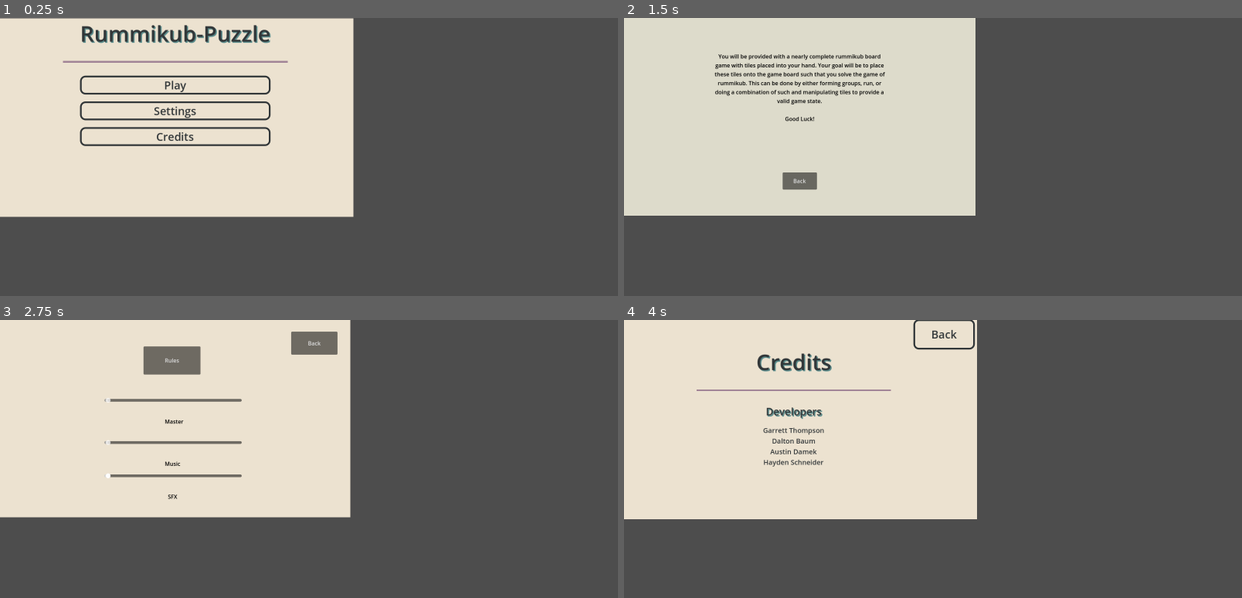
Above: before the commit, frames 1-4 (two rows, left to right).
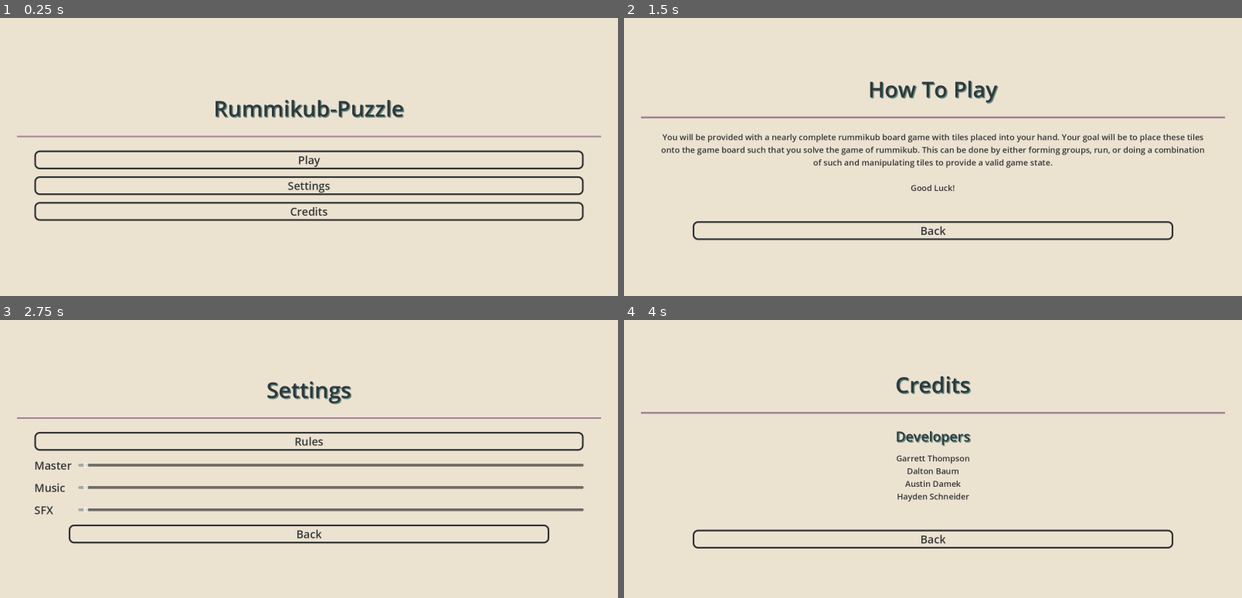
Above: after the commit, the same moments.

Repository: DaltonBaum/RummyCubed
Game: Godot game, scene res://scenes/main_menu.tscn
Same seed, same stepped clock (60 frames per second), same inputs: the game is played once before the commit and once after it.
Inputs:
- Up to frame 1 (0.25 s): no input
- Up to frame 2 (1.5 s): click "Settings" at 0.5 s; click "Rules" at 1.25 s
- Up to frame 3 (2.75 s): click "Back" at 2 s
- Up to frame 4 (4 s): click "Back" at 2.75 s; click "Credits" at 3.5 s

The runs differ from the first frame. In frame 1, 66% of the frame differs, in the area x 0-100%, y 0-100%; in frame 2, 63%; in frame 3, 65%; in frame 4, 62%.

Commit message:
Standardized styling on every screen

Diff:
--- a/scenes/Credits.tscn
+++ b/scenes/Credits.tscn
@@ -1,78 +1,69 @@
-[gd_scene load_steps=3 format=3 uid="uid://dh3rj1bjap0oi"]
+[gd_scene load_steps=4 format=3 uid="uid://dh3rj1bjap0oi"]
 
-[ext_resource type="Theme" uid="uid://cqyvw8e6h0gt3" path="res://ui_theme.tres" id="1_wemh5"]
-[ext_resource type="Script" path="res://scenes/credits.gd" id="2_pgl3p"]
+[ext_resource type="Theme" uid="uid://cqyvw8e6h0gt3" path="res://ui_theme.tres" id="1_fimh8"]
+[ext_resource type="Script" path="res://scenes/credits.gd" id="2_s6kuk"]
 
-[node name="Credits" type="Control"]
-layout_mode = 3
+[sub_resource type="StyleBoxEmpty" id="StyleBoxEmpty_lbmt5"]
+
+[node name="Credits" type="ColorRect"]
 anchors_preset = 15
 anchor_right = 1.0
 anchor_bottom = 1.0
-offset_left = -1.0
-offset_right = -1.0
 grow_horizontal = 2
 grow_vertical = 2
-theme = ExtResource("1_wemh5")
-script = ExtResource("2_pgl3p")
+theme = ExtResource("1_fimh8")
+color = Color(0.92549, 0.886275, 0.815686, 1)
+script = ExtResource("2_s6kuk")
 
-[node name="Sprite2D" type="Sprite2D" parent="."]
-visible = false
-position = Vector2(578, 324.5)
-scale = Vector2(1.37981, 1.775)
+[node name="MarginContainer" type="MarginContainer" parent="."]
+layout_mode = 1
+anchors_preset = 15
+anchor_right = 1.0
+anchor_bottom = 1.0
+grow_horizontal = 2
+grow_vertical = 2
 
-[node name="Control" type="Control" parent="."]
-anchors_preset = 0
-offset_right = 40.0
-offset_bottom = 40.0
+[node name="VBoxContainer" type="VBoxContainer" parent="MarginContainer"]
+layout_mode = 2
+alignment = 1
 
-[node name="ColorRect" type="ColorRect" parent="."]
-z_index = -1
-layout_mode = 0
-offset_left = 1.0
-offset_top = -6.0
-offset_right = 1029.0
-offset_bottom = 580.0
-color = Color(0.92549, 0.886275, 0.815686, 1)
-
-[node name="VBoxContainer" type="VBoxContainer" parent="."]
-layout_mode = 0
-offset_left = 263.0
-offset_top = 77.0
-offset_right = 728.0
-offset_bottom = 579.0
-
-[node name="Label" type="Label" parent="VBoxContainer"]
+[node name="Label" type="Label" parent="MarginContainer/VBoxContainer"]
 layout_mode = 2
 text = "Credits"
 horizontal_alignment = 1
 
-[node name="HSeparator" type="HSeparator" parent="VBoxContainer"]
+[node name="HSeparator" type="HSeparator" parent="MarginContainer/VBoxContainer"]
 layout_mode = 2
 
-[node name="Developer_Label" type="Label" parent="VBoxContainer"]
+[node name="DeveloperLabel" type="Label" parent="MarginContainer/VBoxContainer"]
 custom_minimum_size = Vector2(100, 0)
 layout_mode = 2
-theme_override_font_sizes/font_size = 30
+theme_override_font_sizes/font_size = 40
 text = "Developers"
 horizontal_alignment = 1
 
-[node name="Names" type="Label" parent="VBoxContainer"]
+[node name="Names" type="Label" parent="MarginContainer/VBoxContainer"]
 custom_minimum_size = Vector2(100, 0)
 layout_mode = 2
-theme_override_colors/font_shadow_color = Color(0, 0.937255, 1, 0)
-theme_override_font_sizes/font_size = 20
+theme_override_colors/font_shadow_color = Color(0, 0, 0, 0)
+theme_override_font_sizes/font_size = 24
 text = "Garrett Thompson
 Dalton Baum
 Austin Damek
 Hayden Schneider"
 horizontal_alignment = 1
 
-[node name="BackButton" type="Button" parent="."]
-layout_mode = 0
-offset_left = 844.0
-offset_top = -2.0
-offset_right = 1023.0
-offset_bottom = 86.0
+[node name="HSeparator2" type="HSeparator" parent="MarginContainer/VBoxContainer"]
+layout_mode = 2
+theme_override_styles/separator = SubResource("StyleBoxEmpty_lbmt5")
+
+[node name="MarginContainer" type="MarginContainer" parent="MarginContainer/VBoxContainer"]
+layout_mode = 2
+theme_override_constants/margin_top = 0
+theme_override_constants/margin_bottom = 0
+
+[node name="BackButton" type="Button" parent="MarginContainer/VBoxContainer/MarginContainer"]
+layout_mode = 2
 text = "Back"
 
-[connection signal="pressed" from="BackButton" to="." method="_on_back_button_pressed"]
+[connection signal="pressed" from="MarginContainer/VBoxContainer/MarginContainer/BackButton" to="." method="_on_back_button_pressed"]
--- a/scenes/VictoryScreen.tscn
+++ /dev/null
@@ -1,65 +0,0 @@
-[gd_scene load_steps=2 format=3 uid="uid://crr5a1p5q2d88"]
-
-[ext_resource type="Script" path="res://scenes/victory_screen.gd" id="1_au4wu"]
-
-[node name="Victory Screen" type="Control"]
-layout_mode = 3
-anchors_preset = 15
-anchor_right = 1.0
-anchor_bottom = 1.0
-grow_horizontal = 2
-grow_vertical = 2
-script = ExtResource("1_au4wu")
-
-[node name="well_done_label" type="Label" parent="."]
-layout_mode = 1
-anchors_preset = 5
-anchor_left = 0.5
-anchor_right = 0.5
-offset_left = -159.0
-offset_top = 12.0
-offset_right = 160.0
-offset_bottom = 122.0
-grow_horizontal = 2
-theme_override_font_sizes/font_size = 60
-text = "Well done! "
-
-[node name="completion_label" type="Label" parent="."]
-layout_mode = 1
-anchors_preset = 5
-anchor_left = 0.5
-anchor_right = 0.5
-offset_left = -463.0
-offset_top = 141.0
-offset_right = 454.0
-offset_bottom = 251.0
-grow_horizontal = 2
-theme_override_font_sizes/font_size = 60
-text = "You have completed the puzzle!"
-
-[node name="Continue" type="Button" parent="."]
-layout_mode = 1
-anchors_preset = 3
-anchor_left = 1.0
-anchor_top = 1.0
-anchor_right = 1.0
-anchor_bottom = 1.0
-offset_left = -921.0
-offset_top = -194.0
-offset_right = -721.0
-offset_bottom = -109.0
-grow_horizontal = 0
-grow_vertical = 0
-text = "Continue
-"
-
-[node name="Exit" type="Button" parent="."]
-layout_mode = 0
-offset_left = 674.0
-offset_top = 381.0
-offset_right = 874.0
-offset_bottom = 466.0
-text = "Exit"
-
-[connection signal="pressed" from="Continue" to="." method="_on_continue_pressed"]
-[connection signal="pressed" from="Exit" to="." method="_on_exit_pressed"]
--- a/scenes/credits.gd
+++ b/scenes/credits.gd
@@ -1,4 +1,4 @@
-extends Control
+extends ColorRect
 
 
 # Called when the node enters the scene tree for the first time.
--- a/scenes/difficulty_menu.tscn
+++ b/scenes/difficulty_menu.tscn
@@ -36,25 +36,21 @@
 
 [node name="EasyButton" type="Button" parent="MarginContainer/VBoxContainer"]
 layout_mode = 2
-size_flags_vertical = 3
 text = "Easy"
 clip_text = true
 
 [node name="MediumButton" type="Button" parent="MarginContainer/VBoxContainer"]
 layout_mode = 2
-size_flags_vertical = 3
 text = "Medium"
 clip_text = true
 
 [node name="HardButton" type="Button" parent="MarginContainer/VBoxContainer"]
 layout_mode = 2
-size_flags_vertical = 3
 text = "Hard"
 clip_text = true
 
 [node name="MarginContainer" type="MarginContainer" parent="MarginContainer/VBoxContainer"]
 layout_mode = 2
-size_flags_vertical = 3
 theme_override_constants/margin_top = 0
 theme_override_constants/margin_bottom = 0
 
--- a/scenes/how_to_play.gd
+++ b/scenes/how_to_play.gd
@@ -1,4 +1,4 @@
-extends Control
+extends ColorRect
 
 
 # Called when the node enters the scene tree for the first time.
--- a/scenes/how_to_play.tscn
+++ b/scenes/how_to_play.tscn
@@ -1,39 +1,61 @@
-[gd_scene load_steps=2 format=3 uid="uid://x6to6ffx8ukv"]
+[gd_scene load_steps=4 format=3 uid="uid://x6to6ffx8ukv"]
 
+[ext_resource type="Theme" uid="uid://cqyvw8e6h0gt3" path="res://ui_theme.tres" id="1_jd5hw"]
 [ext_resource type="Script" path="res://scenes/how_to_play.gd" id="1_mlj0j"]
 
-[node name="How-To-Play" type="Control"]
-layout_mode = 3
-anchors_preset = 0
-offset_right = 40.0
-offset_bottom = 40.0
+[sub_resource type="StyleBoxEmpty" id="StyleBoxEmpty_jrq13"]
+
+[node name="HowToPlay" type="ColorRect"]
+anchors_preset = 15
+anchor_right = 1.0
+anchor_bottom = 1.0
+grow_horizontal = 2
+grow_vertical = 2
+theme = ExtResource("1_jd5hw")
+color = Color(0.92549, 0.886275, 0.815686, 1)
 script = ExtResource("1_mlj0j")
 
-[node name="Background" type="ColorRect" parent="."]
-layout_mode = 0
-offset_right = 1024.0
-offset_bottom = 576.0
-color = Color(0.866667, 0.858824, 0.796078, 1)
+[node name="MarginContainer" type="MarginContainer" parent="."]
+layout_mode = 1
+anchors_preset = 15
+anchor_right = 1.0
+anchor_bottom = 1.0
+grow_horizontal = 2
+grow_vertical = 2
 
-[node name="Back-Button" type="Button" parent="."]
-layout_mode = 0
-offset_left = 462.0
-offset_top = 450.0
-offset_right = 562.0
-offset_bottom = 500.0
-text = "Back"
+[node name="VBoxContainer" type="VBoxContainer" parent="MarginContainer"]
+layout_mode = 2
+alignment = 1
 
-[node name="Label" type="Label" parent="."]
-layout_mode = 0
-offset_left = 262.0
-offset_top = 100.0
-offset_right = 762.0
-offset_bottom = 400.0
-theme_override_colors/font_color = Color(0, 0, 0, 1)
+[node name="Label" type="Label" parent="MarginContainer/VBoxContainer"]
+layout_mode = 2
+text = "How To Play"
+horizontal_alignment = 1
+
+[node name="HSeparator" type="HSeparator" parent="MarginContainer/VBoxContainer"]
+layout_mode = 2
+
+[node name="Label2" type="Label" parent="MarginContainer/VBoxContainer"]
+layout_mode = 2
+theme_override_colors/font_shadow_color = Color(0, 0, 0, 0)
+theme_override_font_sizes/font_size = 24
 text = "You will be provided with a nearly complete rummikub board game with tiles placed into your hand. Your goal wil …(220 unchanged characters)…
 
 Good Luck!"
 horizontal_alignment = 1
 autowrap_mode = 3
 
-[connection signal="pressed" from="Back-Button" to="." method="_on_back_button_pressed"]
+[node name="HSeparator2" type="HSeparator" parent="MarginContainer/VBoxContainer"]
+layout_mode = 2
+theme_override_styles/separator = SubResource("StyleBoxEmpty_jrq13")
+
+[node name="MarginContainer" type="MarginContainer" parent="MarginContainer/VBoxContainer"]
+layout_mode = 2
+theme_override_constants/margin_top = 0
+theme_override_constants/margin_bottom = 0
+
+[node name="Back-Button" type="Button" parent="MarginContainer/VBoxContainer/MarginContainer"]
+layout_mode = 2
+text = "Back"
+
+[connection signal="pressed" from="MarginContainer/VBoxContainer/MarginContainer/Back-Button" to="." method="_on_back_button_pressed"]
--- a/scenes/main_menu.gd
+++ b/scenes/main_menu.gd
@@ -1,4 +1,4 @@
-extends Control
+extends ColorRect
 
 
 # Called when the node enters the scene tree for the first time.
@@ -20,4 +20,4 @@
 
 
 func _on_credits_button_pressed() -> void:
-	get_tree().change_scene_to_file("res://scenes/Credits.tscn")
+	get_tree().change_scene_to_file("res://scenes/credits.tscn")
--- a/scenes/main_menu.tscn
+++ b/scenes/main_menu.tscn
@@ -3,52 +3,48 @@
 [ext_resource type="Script" path="res://scenes/main_menu.gd" id="1_4ojtk"]
 [ext_resource type="Theme" uid="uid://cqyvw8e6h0gt3" path="res://ui_theme.tres" id="1_s42cl"]
 
-[node name="MainMenu" type="Control"]
-layout_mode = 3
+[node name="MainMenu" type="ColorRect"]
 anchors_preset = 15
 anchor_right = 1.0
 anchor_bottom = 1.0
-offset_top = 11.0
-offset_bottom = 11.0
 grow_horizontal = 2
 grow_vertical = 2
 theme = ExtResource("1_s42cl")
+color = Color(0.92549, 0.886275, 0.815686, 1)
 script = ExtResource("1_4ojtk")
 
-[node name="ColorRect" type="ColorRect" parent="."]
-layout_mode = 0
-offset_left = -1.0
-offset_top = -10.0
-offset_right = 1029.0
-offset_bottom = 568.0
-color = Color(0.92549, 0.886275, 0.815686, 1)
+[node name="MarginContainer" type="MarginContainer" parent="."]
+layout_mode = 1
+anchors_preset = 15
+anchor_right = 1.0
+anchor_bottom = 1.0
+grow_horizontal = 2
+grow_vertical = 2
 
-[node name="VBoxContainer" type="VBoxContainer" parent="."]
-layout_mode = 0
-offset_left = 233.0
-offset_top = -11.0
-offset_right = 788.0
-offset_bottom = 568.0
+[node name="VBoxContainer" type="VBoxContainer" parent="MarginContainer"]
+layout_mode = 2
+alignment = 1
 
-[node name="Label" type="Label" parent="VBoxContainer"]
+[node name="Label" type="Label" parent="MarginContainer/VBoxContainer"]
 layout_mode = 2
 text = "Rummikub-Puzzle"
+horizontal_alignment = 1
 
-[node name="HSeparator" type="HSeparator" parent="VBoxContainer"]
+[node name="HSeparator" type="HSeparator" parent="MarginContainer/VBoxContainer"]
 layout_mode = 2
 
-[node name="PlayButton" type="Button" parent="VBoxContainer"]
+[node name="PlayButton" type="Button" parent="MarginContainer/VBoxContainer"]
 layout_mode = 2
 text = "Play"
 
-[node name="SettingsButton" type="Button" parent="VBoxContainer"]
+[node name="SettingsButton" type="Button" parent="MarginContainer/VBoxContainer"]
 layout_mode = 2
 text = "Settings"
 
-[node name="CreditsButton" type="Button" parent="VBoxContainer"]
+[node name="CreditsButton" type="Button" parent="MarginContainer/VBoxContainer"]
 layout_mode = 2
 text = "Credits"
 
-[connection signal="pressed" from="VBoxContainer/PlayButton" to="." method="_on_play_button_pressed"]
-[connection signal="pressed" from="VBoxContainer/SettingsButton" to="." method="_on_settings_button_pressed"]
-[connection signal="pressed" from="VBoxContainer/CreditsButton" to="." method="_on_credits_button_pressed"]
+[connection signal="pressed" from="MarginContainer/VBoxContainer/PlayButton" to="." method="_on_play_button_pressed"]
+[connection signal="pressed" from="MarginContainer/VBoxContainer/SettingsButton" to="." method="_on_settings_button_pressed"]
+[connection signal="pressed" from="MarginContainer/VBoxContainer/CreditsButton" to="." method="_on_credits_button_pressed"]
--- a/scenes/pause_menu.tscn
+++ b/scenes/pause_menu.tscn
@@ -36,23 +36,25 @@
 
 [node name="ResumeButton" type="Button" parent="MarginContainer/VBoxContainer"]
 layout_mode = 2
-size_flags_vertical = 3
 text = "Resume"
 clip_text = true
 
 [node name="SettingsButton" type="Button" parent="MarginContainer/VBoxContainer"]
 layout_mode = 2
-size_flags_vertical = 3
 text = "Settings"
 clip_text = true
 
 [node name="RestartButton" type="Button" parent="MarginContainer/VBoxContainer"]
 layout_mode = 2
-size_flags_vertical = 3
 text = "Restart"
 clip_text = true
 
-[node name="ExitButton" type="Button" parent="MarginContainer/VBoxContainer"]
+[node name="MarginContainer" type="MarginContainer" parent="MarginContainer/VBoxContainer"]
+layout_mode = 2
+theme_override_constants/margin_top = 0
+theme_override_constants/margin_bottom = 0
+
+[node name="ExitButton" type="Button" parent="MarginContainer/VBoxContainer/MarginContainer"]
 layout_mode = 2
 size_flags_vertical = 3
 text = "Exit"
@@ -60,4 +62,3 @@
 
 [connection signal="pressed" from="MarginContainer/VBoxContainer/SettingsButton" to="." method="_on_settings_button_pressed"]
 [connection signal="pressed" from="MarginContainer/VBoxContainer/RestartButton" to="." method="_on_restart_button_pressed"]
-[connection signal="pressed" from="MarginContainer/VBoxContainer/ExitButton" to="." method="_on_exit_button_pressed"]
--- a/scenes/settings.gd
+++ b/scenes/settings.gd
@@ -1,4 +1,4 @@
-extends Control
+extends ColorRect
 
 
 # Called when the node enters the scene tree for the first time.
--- a/scenes/settings.tscn
+++ b/scenes/settings.tscn
@@ -1,6 +1,7 @@
-[gd_scene load_steps=4 format=3 uid="uid://cfbcmp5fte3lt"]
+[gd_scene load_steps=5 format=3 uid="uid://cfbcmp5fte3lt"]
 
 [ext_resource type="Script" path="res://scenes/settings.gd" id="1_60sx1"]
+[ext_resource type="Theme" uid="uid://cqyvw8e6h0gt3" path="res://ui_theme.tres" id="1_u4vti"]
 [ext_resource type="Script" path="res://scenes/volume_slider.gd" id="2_1y31e"]
 
 [sub_resource type="GDScript" id="GDScript_crjvj"]
@@ -22,93 +23,94 @@
 	AudioServer.set_bus_volume_db(bus_index, linear_to_db(value))
 "
 
-[node name="Settings" type="Control"]
-layout_mode = 3
-anchors_preset = 0
+[node name="Settings" type="ColorRect"]
+anchors_preset = 15
+anchor_right = 1.0
+anchor_bottom = 1.0
+grow_horizontal = 2
+grow_vertical = 2
+theme = ExtResource("1_u4vti")
+color = Color(0.92549, 0.886275, 0.815686, 1)
 script = ExtResource("1_60sx1")
 
-[node name="ColorRect" type="ColorRect" parent="."]
-z_index = -1
-layout_mode = 0
-offset_right = 1020.0
-offset_bottom = 575.0
-color = Color(0.92549, 0.886275, 0.815686, 1)
+[node name="MarginContainer" type="MarginContainer" parent="."]
+layout_mode = 1
+anchors_preset = 15
+anchor_right = 1.0
+anchor_bottom = 1.0
+grow_horizontal = 2
+grow_vertical = 2
 
-[node name="RulesButton" type="Button" parent="."]
-layout_mode = 0
-offset_left = 418.0
-offset_top = 77.0
-offset_right = 584.0
-offset_bottom = 159.0
+[node name="VBoxContainer" type="VBoxContainer" parent="MarginContainer"]
+layout_mode = 2
+alignment = 1
+
+[node name="Label" type="Label" parent="MarginContainer/VBoxContainer"]
+layout_mode = 2
+text = "Settings"
+horizontal_alignment = 1
+
+[node name="HSeparator" type="HSeparator" parent="MarginContainer/VBoxContainer"]
+layout_mode = 2
+
+[node name="RulesButton" type="Button" parent="MarginContainer/VBoxContainer"]
+layout_mode = 2
 text = "Rules"
 
-[node name="BackButton" type="Button" parent="."]
-layout_mode = 0
-offset_left = 848.0
-offset_top = 34.0
-offset_right = 983.0
-offset_bottom = 101.0
-text = "Back"
+[node name="GridContainer" type="GridContainer" parent="MarginContainer/VBoxContainer"]
+layout_mode = 2
+columns = 2
 
-[node name="MasterSlide" type="HSlider" parent="."]
-layout_mode = 0
-offset_left = 304.0
-offset_top = 159.0
-offset_right = 704.0
-offset_bottom = 309.0
+[node name="Master-Label" type="Label" parent="MarginContainer/VBoxContainer/GridContainer"]
+layout_mode = 2
+theme_override_colors/font_shadow_color = Color(0, 0, 0, 0)
+theme_override_font_sizes/font_size = 32
+text = "Master
+"
+
+[node name="MasterSlide" type="HSlider" parent="MarginContainer/VBoxContainer/GridContainer"]
+layout_mode = 2
+size_flags_horizontal = 3
+size_flags_vertical = 1
 script = ExtResource("2_1y31e")
 bus_name = "Master"
 
-[node name="Master-Label" type="Label" parent="MasterSlide"]
-modulate = Color(0, 0, 0, 1)
-layout_mode = 0
-offset_left = 176.0
-offset_top = 125.0
-offset_right = 222.0
-offset_bottom = 148.0
-text = "Master
+[node name="Music-Label" type="Label" parent="MarginContainer/VBoxContainer/GridContainer"]
+layout_mode = 2
+theme_override_colors/font_shadow_color = Color(0, 0, 0, 0)
+theme_override_font_sizes/font_size = 32
+text = "Music
 "
-horizontal_alignment = 1
 
-[node name="MusicSlide" type="HSlider" parent="."]
-layout_mode = 0
-offset_left = 304.0
-offset_top = 282.0
-offset_right = 704.0
-offset_bottom = 432.0
+[node name="MusicSlide" type="HSlider" parent="MarginContainer/VBoxContainer/GridContainer"]
+layout_mode = 2
+size_flags_horizontal = 3
+size_flags_vertical = 1
 script = ExtResource("2_1y31e")
 bus_name = "Music"
 
-[node name="Music-Label" type="Label" parent="MusicSlide"]
-modulate = Color(0, 0, 0, 1)
-layout_mode = 0
-offset_left = 176.0
-offset_top = 125.0
-offset_right = 222.0
-offset_bottom = 148.0
-text = "Music
+[node name="SFX-Label" type="Label" parent="MarginContainer/VBoxContainer/GridContainer"]
+layout_mode = 2
+theme_override_colors/font_shadow_color = Color(0, 0, 0, 0)
+theme_override_font_sizes/font_size = 32
+text = "SFX
 "
-horizontal_alignment = 1
 
-[node name="SFXSlide" type="HSlider" parent="."]
-layout_mode = 0
-offset_left = 304.0
-offset_top = 379.0
-offset_right = 704.0
-offset_bottom = 529.0
+[node name="SFXSlide" type="HSlider" parent="MarginContainer/VBoxContainer/GridContainer"]
+layout_mode = 2
+size_flags_horizontal = 3
+size_flags_vertical = 1
 script = SubResource("GDScript_crjvj")
 bus_name = "SFX"
 
-[node name="SFX-Label" type="Label" parent="SFXSlide"]
-modulate = Color(0, 0, 0, 1)
-layout_mode = 0
-offset_left = 176.0
-offset_top = 124.0
-offset_right = 222.0
-offset_bottom = 147.0
-text = "SFX
-"
-horizontal_alignment = 1
+[node name="MarginContainer" type="MarginContainer" parent="MarginContainer/VBoxContainer"]
+layout_mode = 2
+theme_override_constants/margin_top = 0
+theme_override_constants/margin_bottom = 0
 
-[connection signal="pressed" from="RulesButton" to="." method="_on_rules_button_pressed"]
-[connection signal="pressed" from="BackButton" to="." method="_on_back_button_pressed"]
+[node name="BackButton" type="Button" parent="MarginContainer/VBoxContainer/MarginContainer"]
+layout_mode = 2
+text = "Back"
+
+[connection signal="pressed" from="MarginContainer/VBoxContainer/RulesButton" to="." method="_on_rules_button_pressed"]
+[connection signal="pressed" from="MarginContainer/VBoxContainer/MarginContainer/BackButton" to="." method="_on_back_button_pressed"]
--- a/scenes/victory_screen.gd
+++ b/scenes/victory_screen.gd
@@ -1,4 +1,4 @@
-extends Control
+extends ColorRect
 
 
 # Called when the node enters the scene tree for the first time.
--- /dev/null
+++ b/scenes/victory_screen.tscn
@@ -0,0 +1,62 @@
+[gd_scene load_steps=4 format=3 uid="uid://crr5a1p5q2d88"]
+
+[ext_resource type="Theme" uid="uid://cqyvw8e6h0gt3" path="res://ui_theme.tres" id="1_sar6t"]
+[ext_resource type="Script" path="res://scenes/victory_screen.gd" id="2_nbb0t"]
+
+[sub_resource type="StyleBoxEmpty" id="StyleBoxEmpty_oeysk"]
+
+[node name="Victory Screen" type="ColorRect"]
+anchors_preset = 15
+anchor_right = 1.0
+anchor_bottom = 1.0
+grow_horizontal = 2
+grow_vertical = 2
+theme = ExtResource("1_sar6t")
+color = Color(0.92549, 0.886275, 0.815686, 1)
+script = ExtResource("2_nbb0t")
+
+[node name="MarginContainer" type="MarginContainer" parent="."]
+layout_mode = 1
+anchors_preset = 15
+anchor_right = 1.0
+anchor_bottom = 1.0
+grow_horizontal = 2
+grow_vertical = 2
+
+[node name="VBoxContainer" type="VBoxContainer" parent="MarginContainer"]
+layout_mode = 2
+alignment = 1
+
+[node name="Label" type="Label" parent="MarginContainer/VBoxContainer"]
+layout_mode = 2
+theme_override_font_sizes/font_size = 60
+text = "Well done!"
+horizontal_alignment = 1
+autowrap_mode = 3
+
+[node name="Label2" type="Label" parent="MarginContainer/VBoxContainer"]
+layout_mode = 2
+theme_override_font_sizes/font_size = 60
+text = "You have completed the puzzle!"
+horizontal_alignment = 1
+autowrap_mode = 3
+
+[node name="HSeparator" type="HSeparator" parent="MarginContainer/VBoxContainer"]
+layout_mode = 2
+theme_override_styles/separator = SubResource("StyleBoxEmpty_oeysk")
+
+[node name="HBoxContainer" type="HBoxContainer" parent="MarginContainer/VBoxContainer"]
+layout_mode = 2
+
+[node name="PlayAgain" type="Button" parent="MarginContainer/VBoxContainer/HBoxContainer"]
+layout_mode = 2
+size_flags_horizontal = 3
+text = "Play Again"
+
+[node name="Exit" type="Button" parent="MarginContainer/VBoxContainer/HBoxContainer"]
+layout_mode = 2
+size_flags_horizontal = 3
+text = "Exit"
+
+[connection signal="pressed" from="MarginContainer/VBoxContainer/HBoxContainer/PlayAgain" to="." method="_on_continue_pressed"]
+[connection signal="pressed" from="MarginContainer/VBoxContainer/HBoxContainer/Exit" to="." method="_on_exit_pressed"]
--- a/ui_theme.tres
+++ b/ui_theme.tres
@@ -31,6 +31,9 @@
 Button/styles/hover = SubResource("StyleBoxFlat_adabq")
 Button/styles/normal = SubResource("StyleBoxFlat_adabq")
 Button/styles/pressed = SubResource("StyleBoxEmpty_fffb6")
+GridContainer/constants/h_separation = 20
+GridContainer/constants/v_separation = 20
+HBoxContainer/constants/separation = 20
 HSeparator/constants/separation = 40
 HSeparator/styles/separator = SubResource("StyleBoxLine_bflsj")
 Label/colors/font_color = Color(0.192157, 0.211765, 0.219608, 1)
